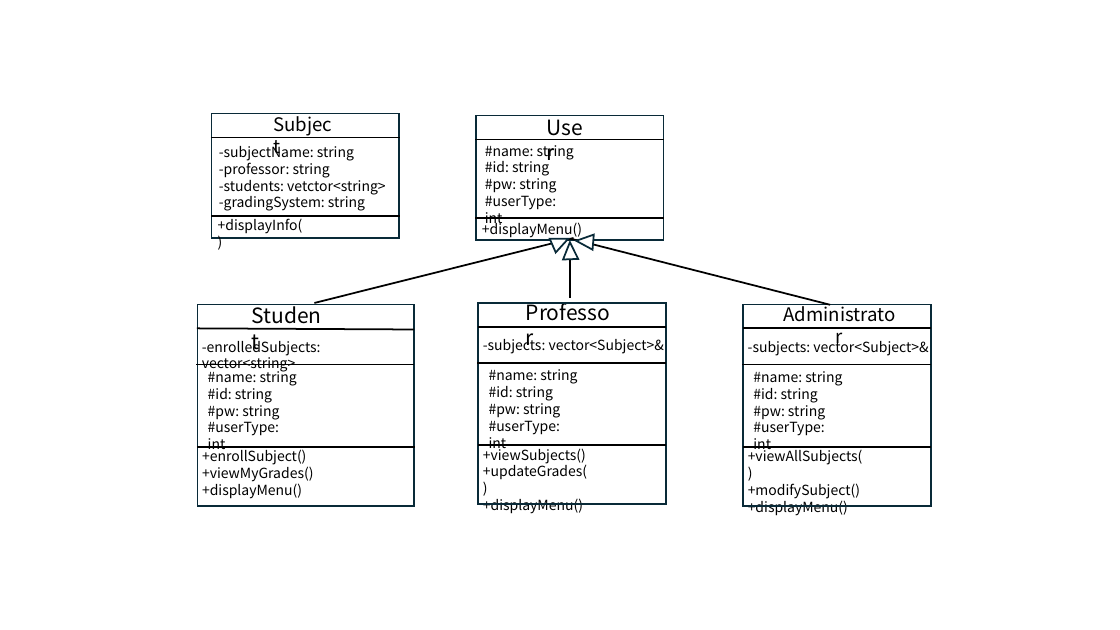
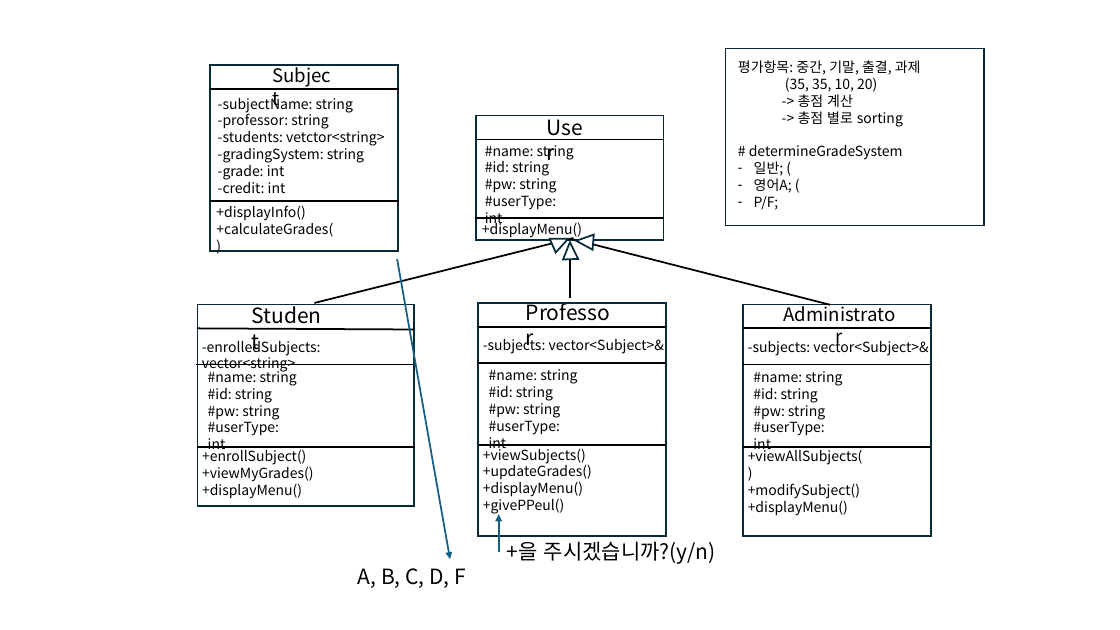
Before and after one commit to gogooma125732/oop_calculator, a slide deck: slide 1 of UML.pptx. Drawn at 1120x630 pixels with LibreOffice and Linux fonts; fonts in the diff are those of the drawing. Boxes give left, top, right and bottom in pixels: in the first picture for what was removed or moved away, otherwise in the second. Text is boxed around its words. In the diff, an @@ line names an element or a change of style, - is before the commit and + after.

```diff
--- a/UML.pptx
+++ b/UML.pptx
@@ rectangle added at (726, 49, 985, 226), outline #092A39 1.5 pt @@
@@ rectangle: place and size @@
-rectangle at (212, 113, 400, 238)
+rectangle at (210, 66, 398, 251)
@@ line moved from (211, 138) - (400, 138) to (210, 89) - (399, 89) @@
@@ text added at (738, 60, 921, 210), 12 pt, text #000000 @@
+평가항목: 중간, 기말, 출결, 과제
+(35, 35, 10, 20)
+-> 총점 계산
+-> 총점 별로 sorting
+# determineGradeSystem
+– 일반; (
+– 영어A; (
+– P/F;
@@ text "-subjectName: string": place and size @@
-text "-subjectName: string" at (219, 143, 385, 211)
+text "-subjectName: string" at (218, 95, 384, 193)
@@ text at (218, 162, 286, 193): paragraphs added @@
+-grade: int
+-credit: int
@@ text "+displayInfo()": place and size @@
-text "+displayInfo()" at (218, 216, 303, 234)
+text "+displayInfo()" at (216, 205, 333, 237)
@@ line moved from (211, 216) - (400, 216) to (210, 201) - (399, 201) @@
@@ text at (216, 220, 333, 237): paragraph added @@
++calculateGrades()
@@ arrow added from (397, 259) to (450, 560), #156082 1.5 pt @@
@@ rectangle: place and size @@
-rectangle at (478, 303, 666, 505)
+rectangle at (478, 303, 666, 537)
@@ rectangle: place and size @@
-rectangle at (744, 305, 932, 507)
+rectangle at (744, 305, 932, 537)
@@ text at (483, 496, 564, 514): paragraph added @@
++givePPeul()
@@ arrow added from (499, 552) to (499, 514), #156082 1.5 pt @@
@@ text added at (358, 568, 466, 588), 18 pt, text #000000 @@
+A, B, C, D, F
@@ text added at (507, 541, 716, 564), 18 pt, text #000000 @@
++을 주시겠습니까?(y/n)
```
Also in this commit, not shown: 5 other files.
